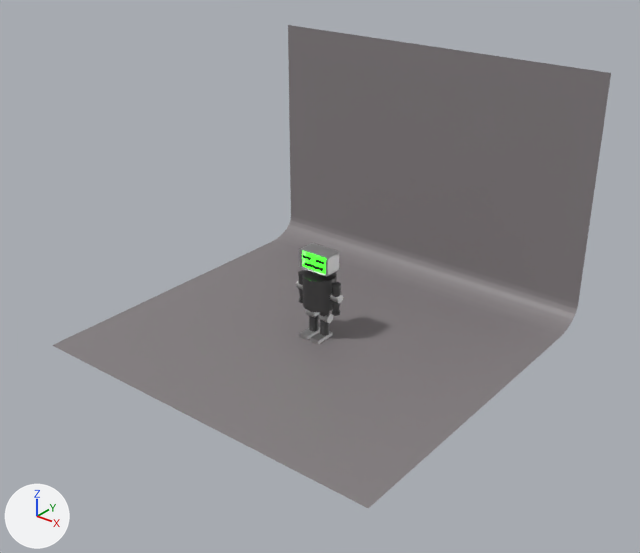
An edit to the Blender file BakerBot_v1.blend, drawn before and after from the same camera.
Rendered twice from a camera (50 mm lens) standing at (12.88, -16.08, 11.68) and looking at (0.57, -0.69, 2.13). Lighting does not change. The marker at lower left points along +X, +Y and +Z.

Before the edit, the objects in view are built like this:
```python
ob_background = bpy.data.objects.new('Background', me_plane)
ob_background.location = (0.0, 0.0, 0.0)
ob_background.scale = (5.06, 4.8, 2.87)
ob_body = bpy.data.objects.new('Body', me_cylinder)
ob_body.location = (0.02, -0.02, 1.34)
ob_body.scale = (0.437, 0.437, 0.437)
ob_feet = bpy.data.objects.new('Feet', me_cube_001)
ob_feet.location = (-0.19, -0.15, 0.05)
ob_feet.scale = (0.134, 0.304, 0.0466)
ob_hands_pivot = bpy.data.objects.new('Hands pivot', me_cylinder_006)
ob_hands_pivot.location = (-0.56, -0.02, 1.28)
ob_hands_pivot.rotation_euler = (1.571, 0.0, 1.571)  # degrees (90, 0, 90)
ob_hands_pivot.scale = (0.11, 0.11, 0.131)
ob_head = bpy.data.objects.new('Head', me_cube_003)
ob_head.location = (0.0, -0.02, 2.19)
ob_head.scale = (0.463, 0.269, 0.269)
ob_leg_pivot = bpy.data.objects.new('Leg Pivot', me_cylinder_003)
ob_leg_pivot.location = (-0.22, -0.02, 0.6)
ob_leg_pivot.rotation_euler = (1.571, 0.0, 1.571)  # degrees (90, 0, 90)
ob_leg_pivot.scale = (0.123, 0.123, 0.147)
```
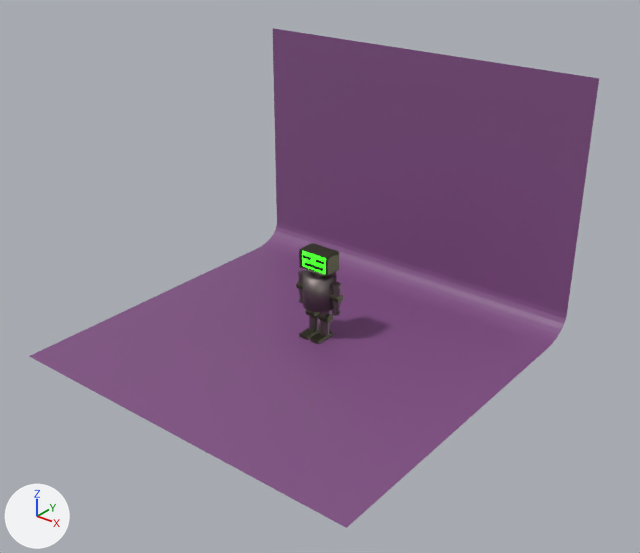
The change, as a diff of the scene's bpy script:
```diff
--- a/BakerBot_v1.blend.py
+++ b/BakerBot_v1.blend.py
@@ mat_background @@
 mat_background = principled_material('Background')
-mat_background.base_color = (0.237, 0.217, 0.224)  # grey #868082
+mat_background.base_color = (0.224, 0.0831, 0.237)  # purple #825186
@@ mat_robot_body_s2 @@
 mat_robot_body_s2 = principled_material('Robot_Body_s2')
-mat_robot_body_s2.base_color = (0.527, 0.527, 0.527)  # light grey #c0c0c0
+mat_robot_body_s2.base_color = (0.101, 0.111, 0.0617)  # dark green #595e46
 mat_robot_body_s2.metallic = 9.5
@@ ob_background @@
 ob_background = bpy.data.objects.new('Background', me_plane)
-ob_background.location = (0.0, 0.0, 0.0)
+ob_background.location = (0.0, -0.71, 0.0)
 ob_background.scale = (5.06, 4.8, 2.87)
```

Changed parts and their boxes [x1, y1, x2, y2] in the pictures (640 x 553 px):
'Background', recoloured, moved (grey to purple): before [53, 25, 611, 508]; after [29, 28, 599, 528]
'Head', recoloured: [299, 243, 339, 277] in both
'Feet', recoloured: [299, 327, 333, 344] in both
'Leg Pivot', recoloured: [305, 309, 333, 323] in both
'Hands pivot', recoloured: [296, 280, 343, 303] in both
